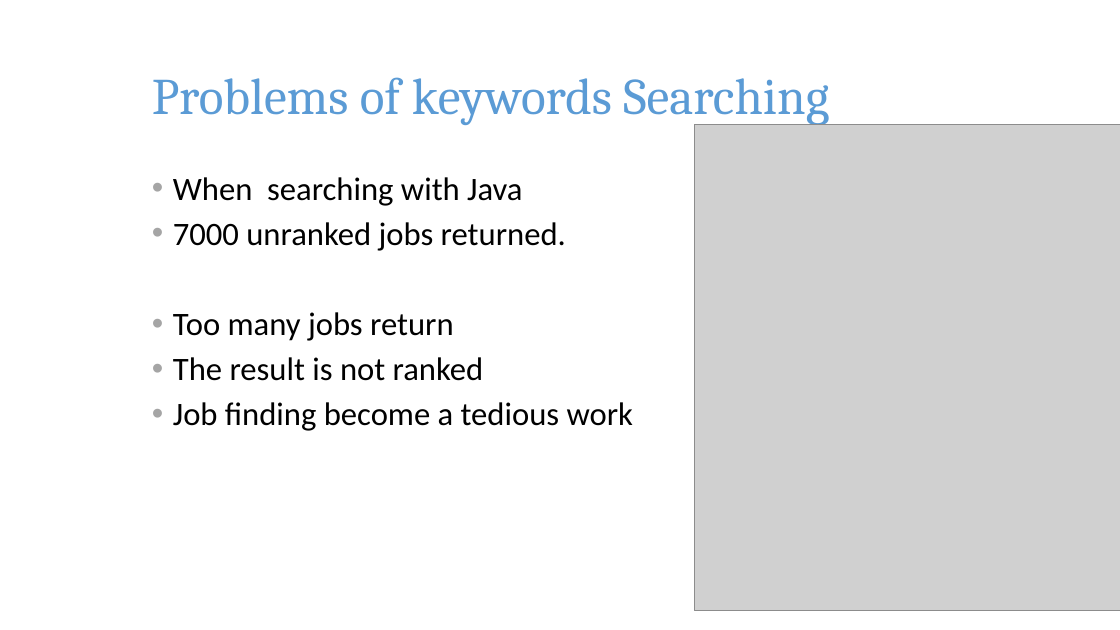
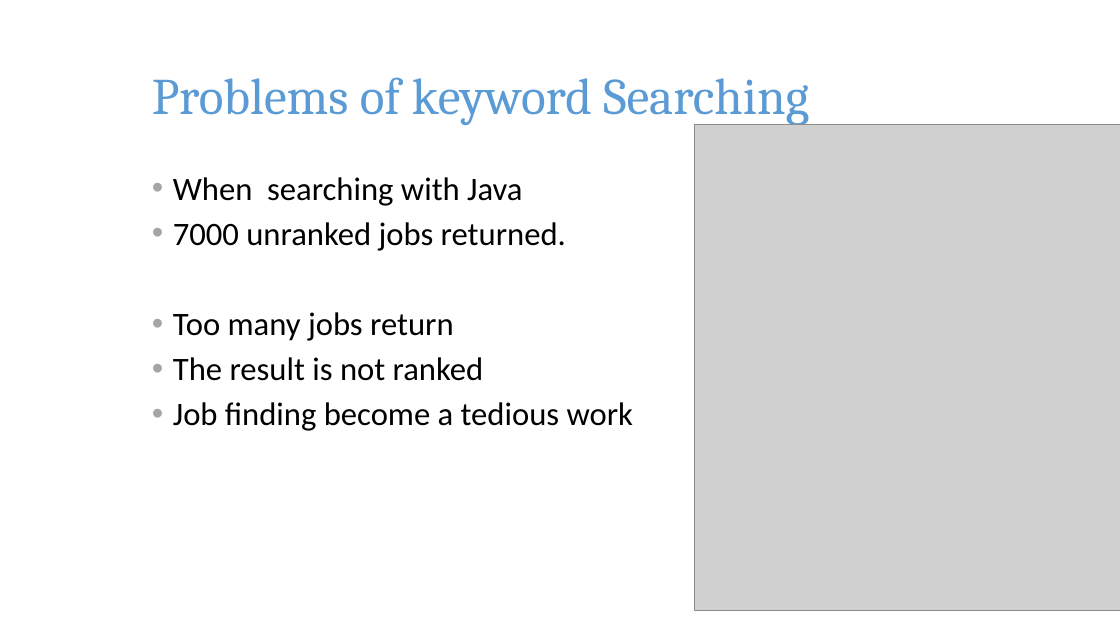
Before and after one commit to pkushiqiang/thesis, a slide deck: slide 4 of media/JobFinder.pptx. Drawn at 1120x630 pixels with LibreOffice and Linux fonts; fonts in the diff are those of the drawing; grey boxes stand for pictures; background and template pictures are left out. Boxes give left, top, right and bottom in pixels: in the first picture for what was removed or moved away, otherwise in the second. Text is boxed around its words. In the diff, an @@ line names an element or a change of style, - is before the commit and + after.

```diff
--- a/media/JobFinder.pptx
+++ b/media/JobFinder.pptx
@@ title at [152,77,809,126]: text changed @@
-Problems of keywords Searching
+Problems of keyword Searching
```
Also in this commit, not shown: 14 other slides changed, 11 slides added, 1 slide removed.
